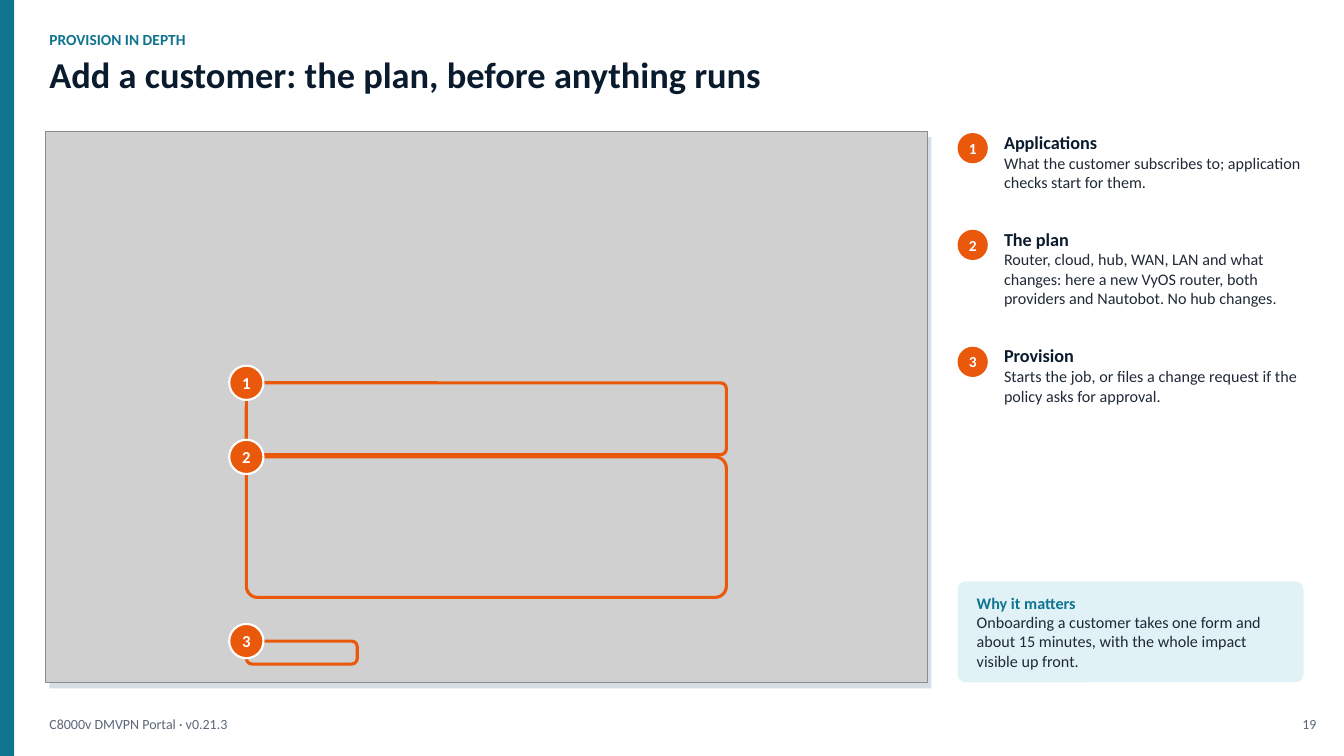
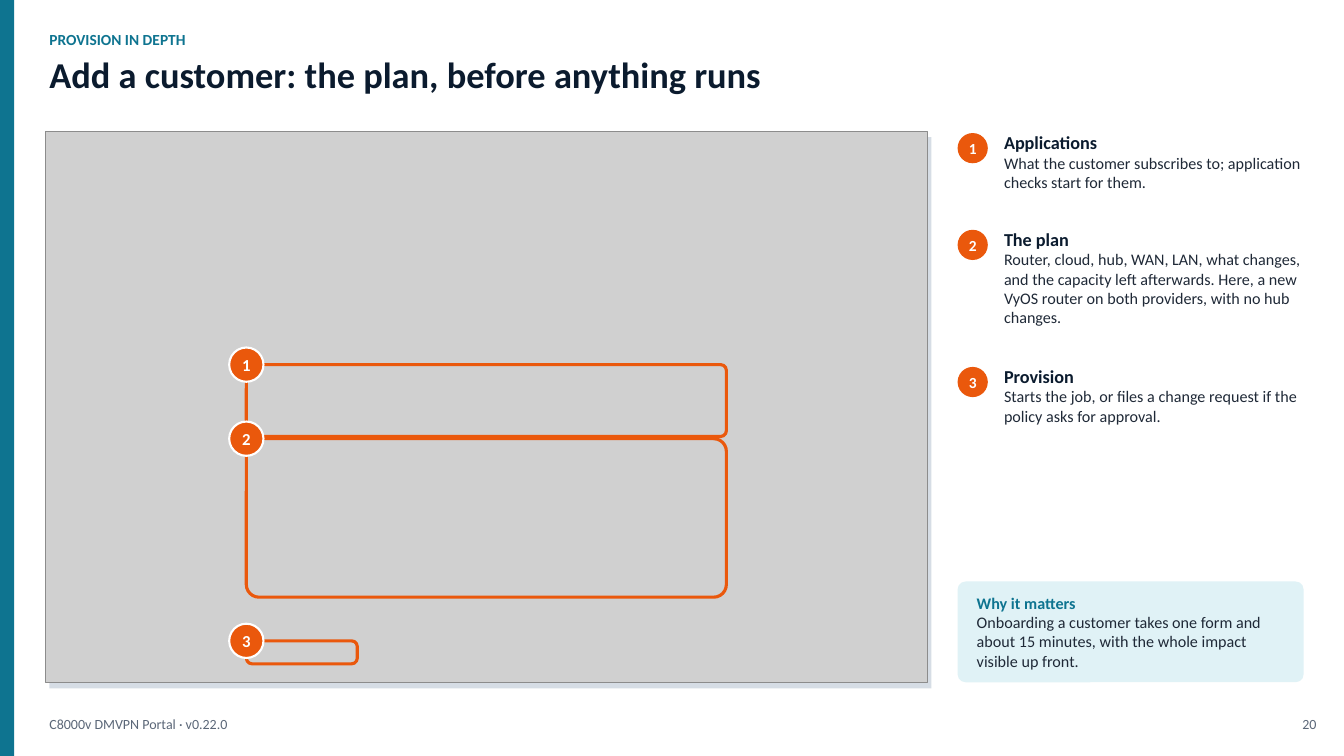
Before and after one commit to dcantor/c8000v-dmvpn-lab, a slide deck: slide 20 of docs/presentation/c8000v-dmvpn-portal.pptx (slide 19 before the commit). Drawn at 1344x756 pixels with LibreOffice and Linux fonts; fonts in the diff are those of the drawing; grey boxes stand for pictures. Boxes give left, top, right and bottom in pixels: in the first picture for what was removed or moved away, otherwise in the second. Text is boxed around its words. In the diff, an @@ line names an element or a change of style, - is before the commit and + after.

```diff
--- a/docs/presentation/c8000v-dmvpn-portal.pptx
+++ b/docs/presentation/c8000v-dmvpn-portal.pptx
@@ text at (x1=1004, y1=253, x2=1300, y2=326): text changed @@
-Router, cloud, hub, WAN, LAN and what changes: here a new VyOS router, both providers and Nautobot. No hub changes.
+Router, cloud, hub, WAN, LAN, what changes, and the capacity left afterwards. Here, a new VyOS router on both providers, with no hub changes.
@@ 2 ellipses, 1 rounded rectangle moved together from (x1=229, y1=366, x2=726, y2=474) to (x1=229, y1=348, x2=726, y2=456) @@
@@ ellipse "3" moved from (x1=958, y1=347, x2=988, y2=377) to (x1=958, y1=367, x2=988, y2=397) @@
@@ text "Provision" moved from (x1=1004, y1=349, x2=1297, y2=405) to (x1=1004, y1=370, x2=1297, y2=425) @@
@@ rounded rectangle resized from (x1=246, y1=457, x2=726, y2=597) to (x1=246, y1=439, x2=726, y2=597) @@
@@ text at (x1=49, y1=719, x2=228, y2=729): text changed @@
-C8000v DMVPN Portal · v0.21.3
+C8000v DMVPN Portal · v0.22.0
@@ text at (x1=1302, y1=720, x2=1316, y2=729): text changed @@
-19
+20
```
Also in this commit, not shown: 59 other slides changed, 1 slide added, 25 other files.
